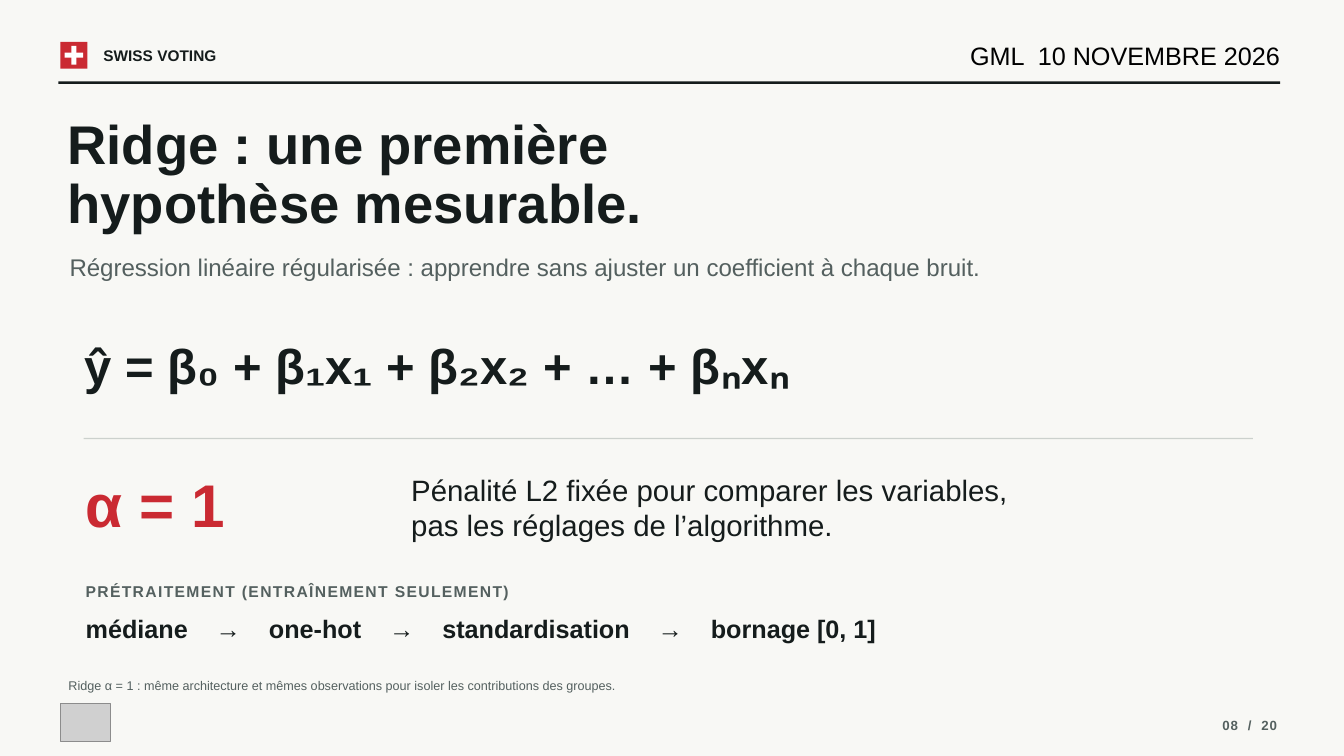
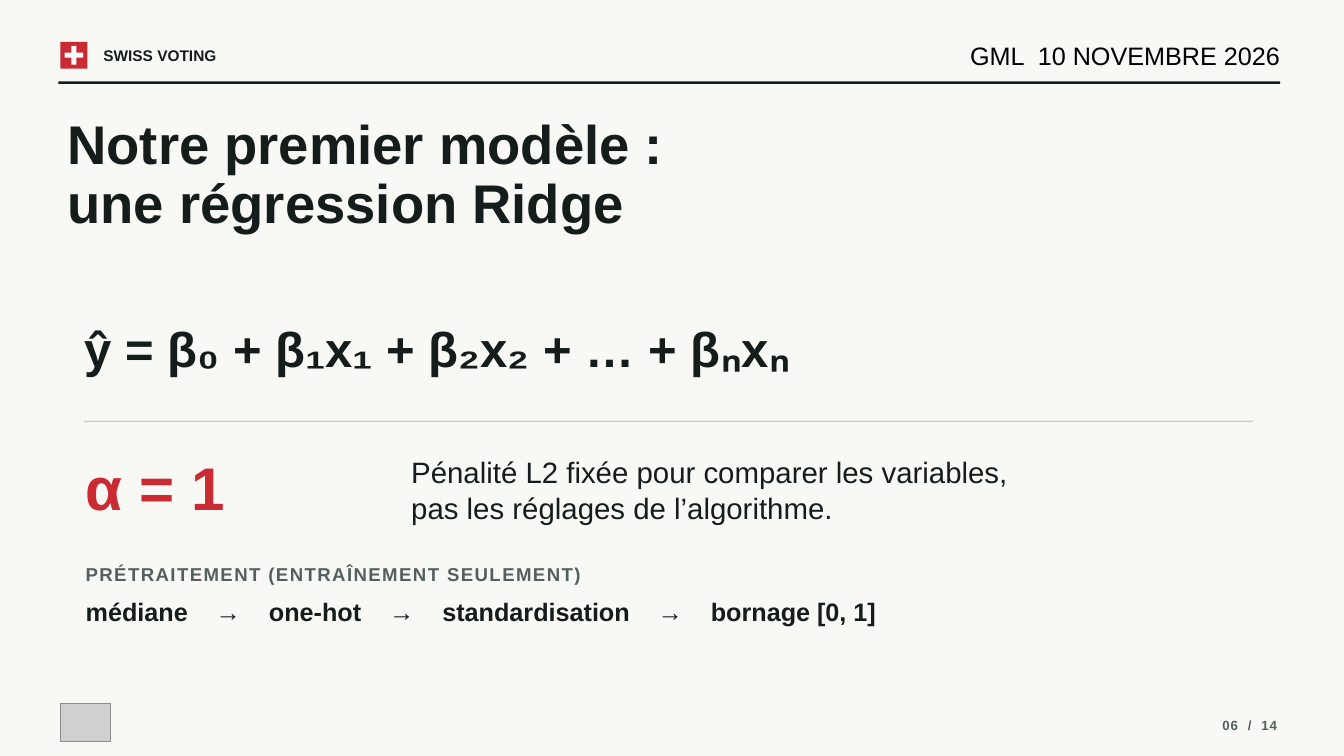
Before and after one commit to VictorGTheCoder/GML-Swiss-Voting, a slide deck: slide 6 of presentation/GML_Presentation.pptx (slide 8 before the commit). Drawn at 1344x756 pixels with LibreOffice and Linux fonts; fonts in the diff are those of the drawing; grey boxes stand for pictures. Boxes give left, top, right and bottom in pixels: in the first picture for what was removed or moved away, otherwise in the second. Text is boxed around its words. In the diff, an @@ line names an element or a change of style, - is before the commit and + after.

```diff
--- a/presentation/GML_Presentation.pptx
+++ b/presentation/GML_Presentation.pptx
@@ text at (68,124,629,233): text changed @@
-Ridge : une première
-hypothèse mesurable.
+Notre premier modèle :
+une régression Ridge
@@ text removed at (70,258,979,281) @@
-Régression linéaire régularisée : apprendre sans ajuster un coefficient à chaque bruit.
@@ line moved from (84, 439) - (1253, 439) to (84, 421) - (1253, 421) @@
@@ 5 texts: place and size @@
-5 texts at (85,347,1008,644)
+5 texts at (85,330,1008,627)
@@ text "PRÉTRAITEMENT (ENTRAÎNEMENT SEULEMENT)" at (86,567,580,585): size 11.2 to 13.3 pt @@
@@ text removed at (68,681,615,693) @@
-Ridge α = 1 : même architecture et mêmes observations pour isoler les contributions des groupes.
@@ text at (1222,721,1277,730): text changed @@
-08 / 20
+06 / 14
```
Also in this commit, not shown: 12 other slides changed, 7 slides removed, 1 other file.
